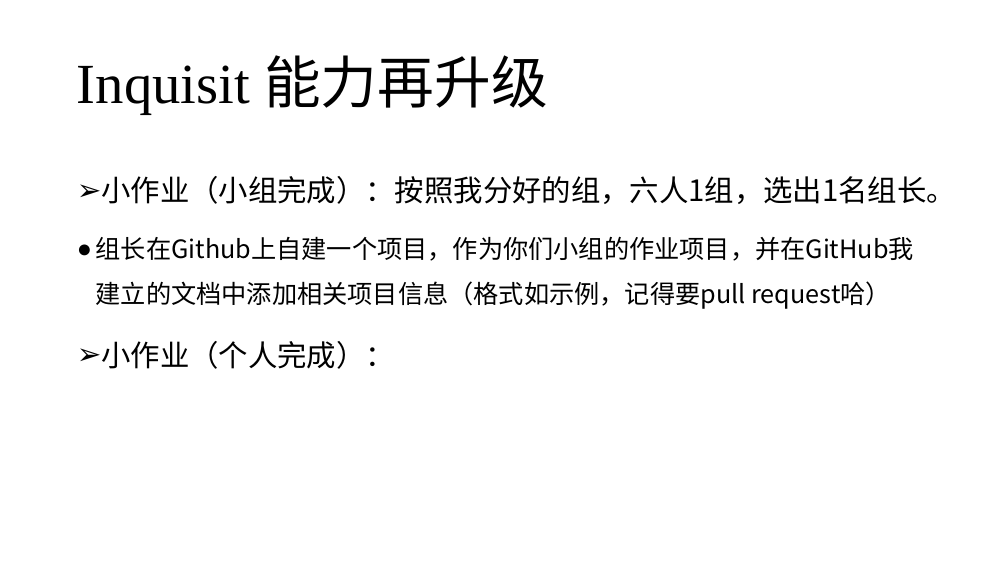
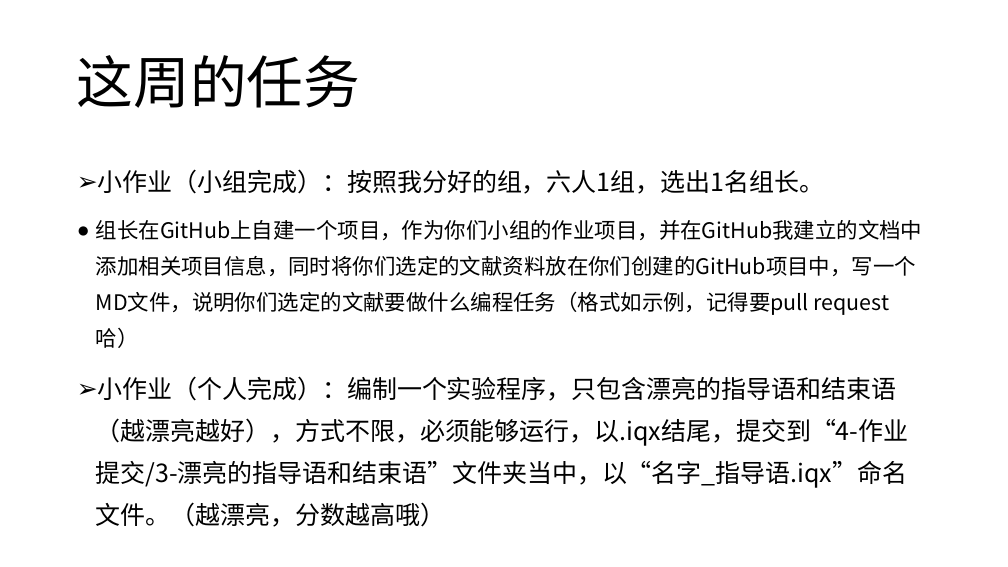
Before and after one commit to Apollnysus/Inquisit-Web-BNUPSY, a slide deck: slide 17 of 3-课程PPT/心理学实验编程之Inquisit篇-2.pptx (slide 14 before the commit). Drawn at 1008x567 pixels with LibreOffice and Linux fonts; fonts in the diff are those of the drawing. Boxes give left, top, right and bottom in pixels: in the first picture for what was removed or moved away, otherwise in the second. Text is boxed around its words. In the diff, an @@ line names an element or a change of style, - is before the commit and + after.

```diff
--- a/3-课程PPT/心理学实验编程之Inquisit篇-2.pptx
+++ b/3-课程PPT/心理学实验编程之Inquisit篇-2.pptx
@@ title at (77,55,360,108): text changed @@
-Inquisit 能力再升级
+这周的任务
@@ text at (98,169,824,194): size 28 to 23.8 pt in "小作业（小组完成）：按照我分好的组，六人1组，选出1名组长。"; line spacing 1.5 to 1.4 @@
@@ text at (96,220,923,527): text changed; size 24 to 20.4 pt @@
-● 组长在Github上自建一个项目，作为你们小组的作业项目，并在GitHub我建立的文档中添加相关项目信息（格式如示例，记得要pull request哈）
-➢ 小作业（个人完成）：
+● 组长在GitHub上自建一个项目，作为你们小组的作业项目，并在GitHub我建立的文档中添加相关项目信息，同时将你们选定的文献资料放在你们创建的GitHub项目中，写一个MD文件，说明你们选定的文献要做什么编程任务（格式如示例，记得要pull request哈）
+➢ 小作业（个人完成）：编制一个实验程序，只包含漂亮的指导语和结束语（越漂亮越好），方式不限，必须能够运行，以.iqx结尾，提交到“4-作业提交/3-漂亮的指导语和结束语”文件夹当中，以“名字_指导语.iqx”命名文件。（越漂亮，分数越高哦）
```
Also in this commit, not shown: 1 other slide changed, 3 slides added, 2 other files.
